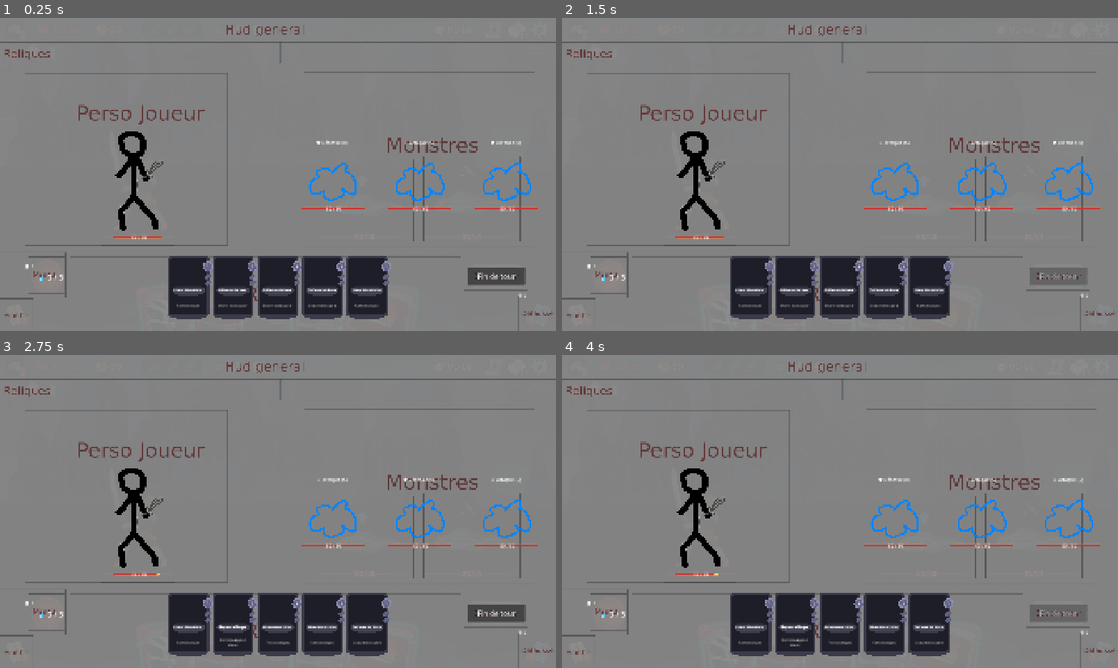
Above: before the commit, frames 1-4 (two rows, left to right).
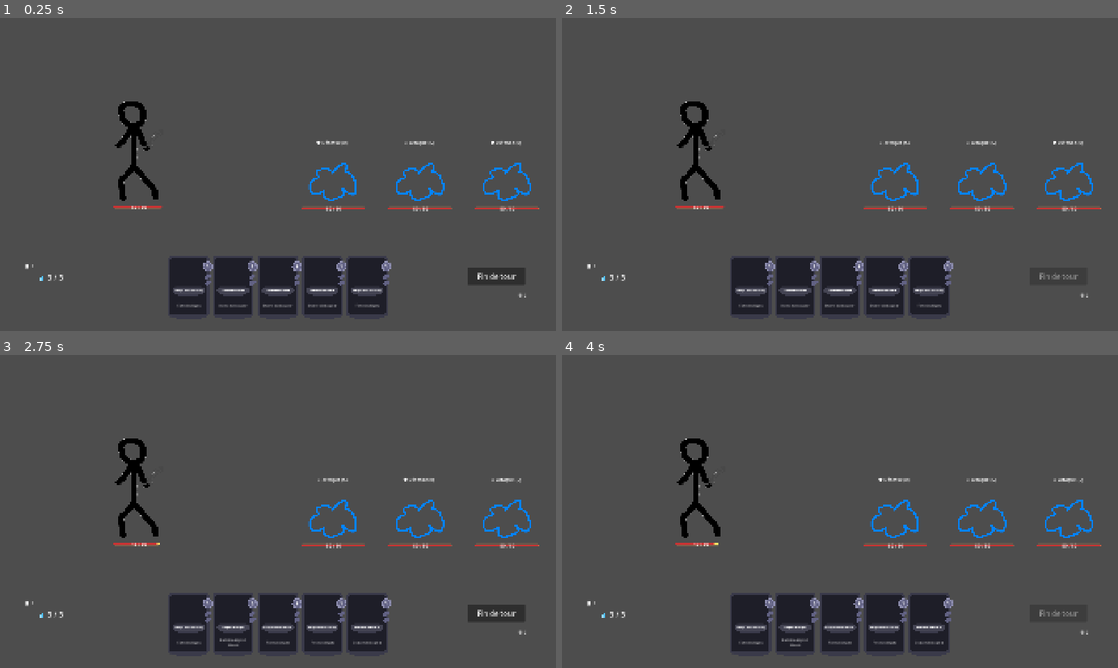
Above: after the commit, the same moments.

Repository: Elehos/jeu_de_bouboules
Game: Godot game, scene res://scenes/combat/combat.tscn
Two runs of this game, one before a commit and one after it. Both use one fixed random seed, a clock stepped at 60 frames per second and the inputs below.
Inputs (mouse positions are in pixels of both pictures, inside the frame that each line leads up to):
- Up to frame 1 (0.25 s): no input
- Up to frame 2 (1.5 s): click "Fin de tour" at 0.5 s; tap Enter at 1.25 s; drag from (701, 177) to (895, 180) at 1.27 s
- Up to frame 3 (2.75 s): drag from (333, 517) to (139, 514) at 2.02 s
- Up to frame 4 (4 s): click "Fin de tour" at 2.75 s; move the mouse to (979, 517) at 3.52 s; click (979, 517) at 3.67 s

The runs differ from the first frame. In frame 1, 90% of the frame differs, in the area x 0-100%, y 0-100%; in frame 2, 90%; in frame 3, 90%; in frame 4, 90%.

Commit message:
chazngement cool

Diff:
--- a/scenes/cards/Card.tscn
+++ b/scenes/cards/Card.tscn
@@ -41,25 +41,26 @@
 [node name="CardCost" type="Label" parent="Panel" unique_id=2014171580]
 layout_mode = 0
 offset_left = 127.0
-offset_top = 19.0
-offset_right = 156.0
-offset_bottom = 49.0
+offset_top = 20.0
+offset_right = 155.0
+offset_bottom = 48.0
 size_flags_horizontal = 8
 size_flags_stretch_ratio = 0.0
 offset_transform_position = Vector2(-15, 3)
 theme_override_fonts/font = ExtResource("3_5xlns")
+theme_override_font_sizes/font_size = 17
 horizontal_alignment = 1
 vertical_alignment = 1
 autowrap_trim_flags = 0
 
 [node name="CardName" type="Label" parent="Panel" unique_id=1475386707]
-custom_minimum_size = Vector2(98.775, 11)
-custom_maximum_size = Vector2(100, 20)
+custom_minimum_size = Vector2(98.775, 23)
+custom_maximum_size = Vector2(98.775, 23)
 layout_mode = 0
-offset_left = 23.0
+offset_left = 25.224998
 offset_top = 104.0
-offset_right = 123.0
-offset_bottom = 124.0
+offset_right = 124.0
+offset_bottom = 127.0
 size_flags_horizontal = 0
 size_flags_vertical = 0
 offset_transform_enabled = true
@@ -71,7 +72,7 @@
 [node name="CardDescription" type="Label" parent="Panel" unique_id=86117268]
 custom_minimum_size = Vector2(110, 0)
 layout_mode = 0
-offset_left = 16.0
+offset_left = 19.0
 offset_top = 142.0
 offset_right = 130.0
 offset_bottom = 196.0
--- a/scenes/combat/combat.tscn
+++ b/scenes/combat/combat.tscn
@@ -32,6 +32,7 @@
 [node name="WorldRoot" type="Node2D" parent="." unique_id=2091808715]
 
 [node name="ReferenceBackground" type="Sprite2D" parent="WorldRoot" unique_id=1691740053]
+visible = false
 modulate = Color(1, 1, 1, 0.36078432)
 position = Vector2(960, 540)
 texture = ExtResource("1_ltalu")
@@ -42,37 +43,38 @@
 
 [node name="HPBarDelayed" type="ProgressBar" parent="WorldRoot/Player" unique_id=1523442336]
 offset_left = 393.0
-offset_top = 752.0
+offset_top = 648.0
 offset_right = 558.0
-offset_bottom = 761.0
+offset_bottom = 657.0
 theme_override_styles/fill = SubResource("StyleBoxFlat_mrrmw")
 show_percentage = false
 
 [node name="HPBar" type="ProgressBar" parent="WorldRoot/Player" unique_id=571146498]
 offset_left = 392.0
-offset_top = 752.0
+offset_top = 648.0
 offset_right = 560.0
-offset_bottom = 761.0
+offset_bottom = 657.0
 show_percentage = false
 
 [node name="HP" type="Label" parent="WorldRoot/Player" unique_id=2021964912]
 offset_left = 455.0
-offset_top = 745.0
+offset_top = 641.0
 offset_right = 495.0
-offset_bottom = 768.0
+offset_bottom = 664.0
 
 [node name="Sprite2D" type="Sprite2D" parent="WorldRoot/Player" unique_id=1110491526]
-position = Vector2(481.99997, 562)
+position = Vector2(481.99997, 458)
 scale = Vector2(0.26012462, 0.26012462)
 texture = ExtResource("3_4voa6")
 
 [node name="Block" type="Label" parent="WorldRoot/Player" unique_id=138433327]
 offset_left = 564.0
-offset_top = 754.0
+offset_top = 650.0
 offset_right = 604.0
-offset_bottom = 777.0
+offset_bottom = 673.0
 
 [node name="ClickArea" type="Area2D" parent="WorldRoot/Player" unique_id=517369035]
+position = Vector2(0, -104)
 collision_layer = 8
 
 [node name="CollisionShape2D" type="CollisionShape2D" parent="WorldRoot/Player/ClickArea" unique_id=1492985134]
--- a/script/cards/Card.gd
+++ b/script/cards/Card.gd
@@ -7,7 +7,7 @@
 @onready var name_label: Label = $Panel/CardName
 @onready var cost_label: Label = $Panel/CardCost
 @onready var description_label: Label = $Panel/CardDescription
-@export var card_name_max_width: float = 100.0
+@export var card_name_max_width: float = 98.775
 var dragging: bool = false
 var drag_start_mouse: Vector2
 var drag_start_position: Vector2
@@ -205,7 +205,7 @@
 func _on_mana_changed(_current: int, _max: int) -> void:
 	_update_affordability()
 
-func _fit_label_text(label: Label, max_width: float, max_font_size: int = 20, min_font_size: int = 8) -> void:
+func _fit_label_text(label: Label, max_width: float, max_font_size: int = 10, min_font_size: int = 8) -> void:
 	var font_size = max_font_size
 	label.add_theme_font_size_override("font_size", font_size)
 
